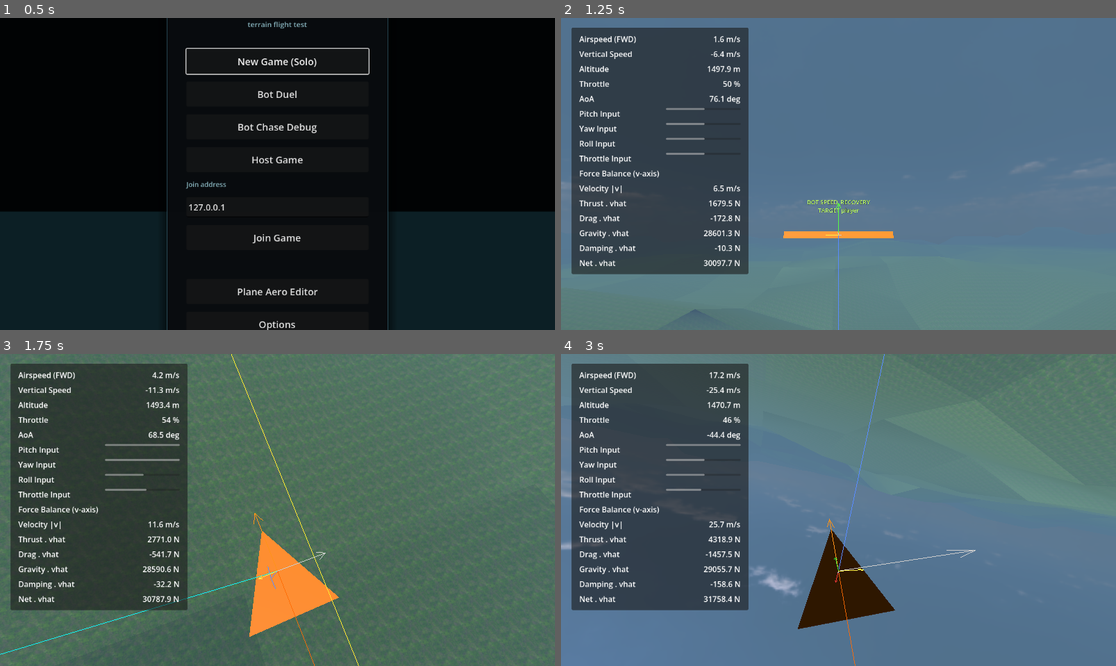
Above: before the commit, frames 1-4 (two rows, left to right).
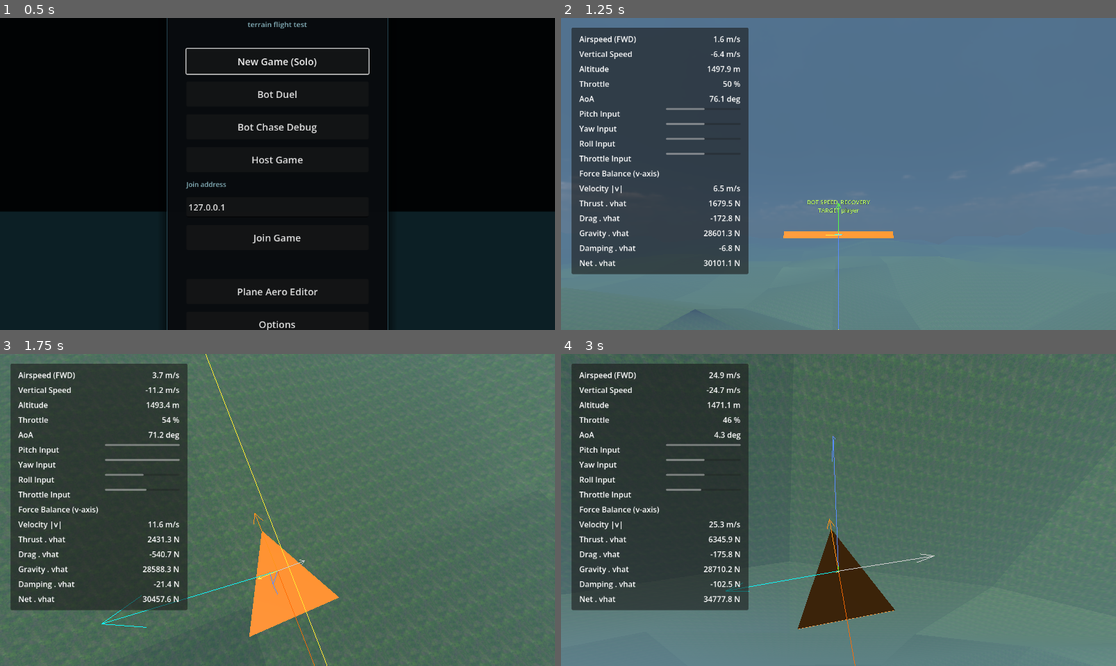
Above: after the commit, the same moments.

Repository: IzalithSky/merlin
Game: Godot game, scene res://scenes/main_menu.tscn
Same seed, same stepped clock (60 frames per second), same inputs: the game is played once before the commit and once after it.
Inputs (mouse positions are in pixels of both pictures, inside the frame that each line leads up to):
- Up to frame 1 (0.5 s): no input
- Up to frame 2 (1.25 s): click "New Game (Solo)" at 0.5 s
- Up to frame 3 (1.75 s): tap Enter at 1.25 s; move the mouse to (305, 510) at 1.27 s; hold W from 1.28 s (still down); hold Q from 1.28 s (still down); click (305, 510) at 1.42 s; tap Space at 1.52 s
- Up to frame 4 (3 s): keep holding W; move the mouse to (810, 510) at 2.02 s; release Q at 2.03 s; tap E at 2.1 s; tap Space at 2.27 s; move the mouse to (849, 503) at 2.77 s; hold Shift from 2.78 s (still down)

Frame 1 is identical in both runs. In frame 2, less than 0.1% of the frame differs, in the area x 27-51%, y 68-100%; in frame 3, 0.7%; in frame 4, 55%, in the area x 0-100%, y 0-100%.

Commit message:
Add midair collision avoidance to bots; tune physics constants
- New COLLISION_AVOIDANCE state (priority between ground avoidance and
  speed recovery): scans all planes each tick, computes TCA via relative
  velocity, confirms threat when predicted miss distance < radius and
  closing speed exceeds gate
- Closing-speed gate prevents tailing bot from treating its own chase
  target as a threat (killzone approach speed is near zero)
- Evasion rule: forward-hemisphere threat → turn right, rear-hemisphere
  threat → turn left; symmetric so two converging bots separate cleanly
- Bank-angle controller targets COLLISION_AVOIDANCE_BANK_DEG (80°) and
  holds it; replaces open-loop roll input that caused multi-rotation spins
- Forces max-lift limiter mode during avoidance (same as ground avoidance)
- plane_character_controller.gd: tune base_control_torque, alignment_max_torque,
  extra_linear_drag_quadratic_coefficient to user-adjusted values
- Update plane_bot_behavior.md: add collision avoidance section, full
  export reference tables for all tunable values

Co-Authored-By: Claude Sonnet 4.6 <noreply@anthropic.com>

Diff:
--- a/scripts/plane_bot_pilot.gd
+++ b/scripts/plane_bot_pilot.gd
@@ -8,6 +8,7 @@
 	ALTITUDE_HOLD,
 	LEVEL_FLIGHT,
 	GROUND_AVOIDANCE,
+	COLLISION_AVOIDANCE,
 	FOLLOW_TARGET,
 }
 
@@ -64,6 +65,15 @@
 const FOLLOW_LEAD_MAX_TIME := 3.0
 const FOLLOW_LEAD_MIN_CLOSING_SPEED := 1.0
 const FOLLOW_THROTTLE_BRAKE_DISTANCE_SCALE := 2.0
+const COLLISION_AVOIDANCE_RADIUS := 12.0
+const COLLISION_AVOIDANCE_LOOKAHEAD := 1.5
+const COLLISION_AVOIDANCE_MIN_DURATION := 0.5
+const COLLISION_AVOIDANCE_RESPONSE_RATE := 1.5
+const COLLISION_AVOIDANCE_BANK_DEG := 90.0
+# Only treat a nearby plane as a collision threat when the gap is actually shrinking
+# fast. Managed pursuit keeps the bot parked in its killzone at near-zero closing
+# speed, so without this gate the bot would jink at every plane it is tailing.
+const COLLISION_AVOIDANCE_MIN_CLOSING_SPEED := 40.0
 
 @export var min_acceptable_forward_speed: float = 50.0
 @export var reserve_forward_speed: float = 90.0
@@ -111,6 +121,8 @@
 var _next_ground_probe_exclusion_refresh_time := 0.0
 var _last_sustain_turn_limiter_enabled := true
 var _has_applied_turn_limiter_mode := false
+var _collision_avoidance_direction := 0.0
+var _collision_avoidance_exit_time := 0.0
 var _bot_debug_renderer: Node
 var _frame_position := Vector3.ZERO
 var _frame_velocity := Vector3.ZERO
@@ -275,6 +287,8 @@
 			return "LEVEL_FLIGHT"
 		FlightState.GROUND_AVOIDANCE:
 			return "GROUND_AVOIDANCE"
+		FlightState.COLLISION_AVOIDANCE:
+			return "COLLISION_AVOIDANCE"
 		FlightState.FOLLOW_TARGET:
 			return "FOLLOW_TARGET"
 		_:
@@ -284,11 +298,14 @@
 func _update_flight_controls(delta: float) -> void:
 	var forward_speed := _get_forward_speed()
 	_update_turn_limiter_mode(forward_speed)
+	_update_collision_threat()
 	_flight_state = _select_flight_state(forward_speed)
 
 	match _flight_state:
 		FlightState.GROUND_AVOIDANCE:
 			avoid_ground(delta)
+		FlightState.COLLISION_AVOIDANCE:
+			_update_collision_avoidance_controls(delta)
 		FlightState.SPEED_RECOVERY:
 			_update_speed_recovery_controls(delta, forward_speed)
 		FlightState.FOLLOW_TARGET:
@@ -306,6 +323,9 @@
 	if _should_avoid_ground(_ground_clearance):
 		return FlightState.GROUND_AVOIDANCE
 
+	if _collision_avoidance_direction != 0.0:
+		return FlightState.COLLISION_AVOIDANCE
+
 	if _should_recover_speed(forward_speed):
 		return FlightState.SPEED_RECOVERY
 
@@ -332,6 +352,22 @@
 		delta,
 		_get_ground_avoidance_pitch_target(),
 		GROUND_AVOIDANCE_PITCH_RESPONSE_RATE,
+		SPEED_RECOVERY_FULL_THROTTLE_INPUT
+	)
+
+
+func _update_collision_avoidance_controls(delta: float) -> void:
+	var local_world_up := _frame_inverse_basis * Vector3.UP
+	var current_bank := atan2(local_world_up.x, local_world_up.y)
+	var target_bank := _collision_avoidance_direction * deg_to_rad(COLLISION_AVOIDANCE_BANK_DEG)
+	var bank_error := target_bank - current_bank
+	var roll_target := _get_roll_input_for_error(bank_error, WINGS_LEVEL_ROLL_GAIN)
+	_apply_control_behavior(
+		delta,
+		roll_target,
+		-CONTROL_INPUT_LIMIT,
+		0.0,
+		COLLISION_AVOIDANCE_RESPONSE_RATE,
 		SPEED_RECOVERY_FULL_THROTTLE_INPUT
 	)
 
@@ -734,7 +770,7 @@
 
 	var threshold := maxf(max_lift_turn_min_forward_speed, 0.0)
 	var sustain_limiter_enabled := forward_speed < threshold
-	if _flight_state == FlightState.GROUND_AVOIDANCE:
+	if _flight_state == FlightState.GROUND_AVOIDANCE or _flight_state == FlightState.COLLISION_AVOIDANCE:
 		sustain_limiter_enabled = false
 	if _has_applied_turn_limiter_mode and sustain_limiter_enabled == _last_sustain_turn_limiter_enabled:
 		return
@@ -742,6 +778,65 @@
 	_has_applied_turn_limiter_mode = true
 	_last_sustain_turn_limiter_enabled = sustain_limiter_enabled
 	_plane.call("set_sustain_turn_limiter_runtime_enabled", sustain_limiter_enabled)
+
+
+func _update_collision_threat() -> void:
+	var now := Time.get_ticks_msec() / 1000.0
+	var threat_direction := _find_collision_threat()
+	if threat_direction != 0.0:
+		_collision_avoidance_direction = threat_direction
+		_collision_avoidance_exit_time = now + COLLISION_AVOIDANCE_MIN_DURATION
+	elif now >= _collision_avoidance_exit_time:
+		_collision_avoidance_direction = 0.0
+
+
+func _find_collision_threat() -> float:
+	var scene_tree := get_tree()
+	if scene_tree == null or _plane == null:
+		return 0.0
+
+	var best_tca := INF
+	var best_direction := 0.0
+
+	for candidate in scene_tree.get_nodes_in_group("player_character"):
+		if candidate == _plane or not candidate is Node3D:
+			continue
+
+		var other := candidate as Node3D
+		var other_vel := Vector3.ZERO
+		if other is RigidBody3D:
+			other_vel = (other as RigidBody3D).linear_velocity
+
+		var offset := other.global_position - _frame_position
+		var distance := offset.length()
+		var rel_vel := other_vel - _frame_velocity
+
+		# Closing speed is the rate the separation shrinks. Co-flying or separating
+		# planes (including a target the bot is tailing) fall below the gate and are
+		# ignored even when they are physically close.
+		var closing_speed := rel_vel.length() if distance <= MIN_DIRECTION_LENGTH_SQUARED else -offset.dot(rel_vel) / distance
+		if closing_speed < COLLISION_AVOIDANCE_MIN_CLOSING_SPEED:
+			continue
+
+		# Closing speed is positive, so time-to-closest-approach is non-negative.
+		var rel_speed_sq := rel_vel.length_squared()
+		var tca := -offset.dot(rel_vel) / rel_speed_sq
+		if tca > COLLISION_AVOIDANCE_LOOKAHEAD:
+			continue
+
+		var cpa_offset := offset + rel_vel * tca
+		if cpa_offset.length() > COLLISION_AVOIDANCE_RADIUS:
+			continue
+
+		# Other plane in forward hemisphere (local z < 0) → frontal threat → turn right.
+		# Other plane in rear hemisphere (local z > 0) → rear threat → turn left.
+		var local_offset := _frame_inverse_basis * offset
+		var direction := 1.0 if local_offset.z < 0.0 else -1.0
+		if tca < best_tca:
+			best_tca = tca
+			best_direction = direction
+
+	return best_direction
 
 
 func _update_follow_target_velocity(delta: float) -> void:
--- a/scripts/plane_character_controller.gd
+++ b/scripts/plane_character_controller.gd
@@ -13,7 +13,7 @@
 @export var max_pitch: float = 1.0
 @export var max_yaw: float = 0.5
 @export var max_roll: float = 1.5
-@export var base_control_torque: float = 80_000.0
+@export var base_control_torque: float = 40_000.0
 @export var max_lift_turn_limiter_enabled: bool = true
 @export var max_lift_turn_limiter_min_airspeed: float = 5.0
 @export var max_lift_turn_limiter_fade_deg: float = 3.0
@@ -73,9 +73,9 @@
 	Vector2(500.0, 1.0),
 ]
 @export var alignment_strength: float = 400.0
-@export var alignment_max_torque: float = 40_000.0
+@export var alignment_max_torque: float = 10_000.0
 @export var extra_linear_drag_linear_coefficient: float = 0.0
-@export var extra_linear_drag_quadratic_coefficient: float = 0.24
+@export var extra_linear_drag_quadratic_coefficient: float = 0.16
 @export var extra_angular_drag_linear_coefficients: Vector3 = Vector3(20000.0, 12000.0, 20000.0)
 @export var extra_angular_drag_quadratic_coefficients: Vector3 = Vector3(2500.0, 1200.0, 2500.0)
 @export var network_sync_interval: float = 0.033
Not shown, changed: docs/plane_bot_behavior.md
